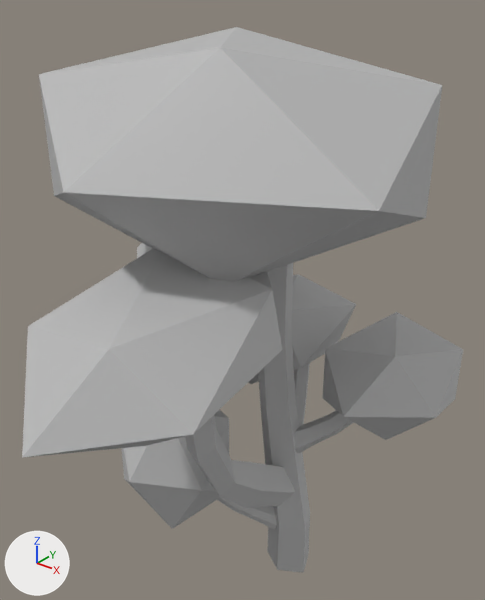
The FBX model Assets/Environnement/Prop_Chene_002.fbx, before and after one commit.
One viewpoint serves both versions: a 50 mm camera at (1.6, -2.27, 2.88) aimed at (-0.1, -0.15, 1.57). Arrows for +X, +Y and +Z are at lower left; the lights stay in place. Where no turn or scale is listed for an object, it has been applied to the vertices.

The scene before the commit, as lines of its bpy script (objects in view):
```python
me_mesh_002 = bpy.data.meshes.new('Mesh.002')
me_mesh_002.from_pydata(...)  # an icosphere of 20 faces spanning x -2.51..2.51, y -1.2..1.2, z -2.4..2.4
me_mesh_002.materials.append(mat_lambert1)  # grey #bcbcbc
me_mesh_016 = bpy.data.meshes.new('Mesh.016')
me_mesh_016.from_pydata(...)  # 51 vertices, 50 faces; spans x -0.577..0.577, y -0.562..0.562, z -0.514..0.514
me_mesh_016.materials.append(mat_lambert1)  # grey #bcbcbc
ob_chène = bpy.data.objects.new('Chène', None)
ob_chène.location = (0.0, 0.0, 0.0)
ob_chène.rotation_euler = (1.571, 0.0, 0.0)  # degrees (90, 0, 0)
ob_chène.scale = (0.01, 0.01, 0.01)
ob_pcylinder18 = bpy.data.objects.new('pCylinder18', me_mesh_016)
ob_pcylinder18.parent = ob_tree_02
ob_pcylinder18.location = (-0.326, 1.22, 0.474)
ob_pplatonic1 = bpy.data.objects.new('pPlatonic1', me_mesh_002)
ob_pplatonic1.parent = ob_tree_02
ob_pplatonic1.location = (-0.322, 6.663, 0.627)
ob_tree_02 = bpy.data.objects.new('Tree_02', None)
ob_tree_02.parent = ob_chène
ob_tree_02.location = (0.0, 0.0, 0.0)
ob_tree_02.scale = (34.1, 34.1, 34.1)
# also in view: 'pPlatonic9' at (-0.01, -0.76, 1.67); 'pPlatonic2' at (-0.24, 0.39, 1.17); 'pCylinder10' at (0.05, -0.01, 1.04); 'pPlatonic5' at (-0.38, -0.35, 0.72); 'pCylinder16' at (0.07, -0.39, 0.95)
```
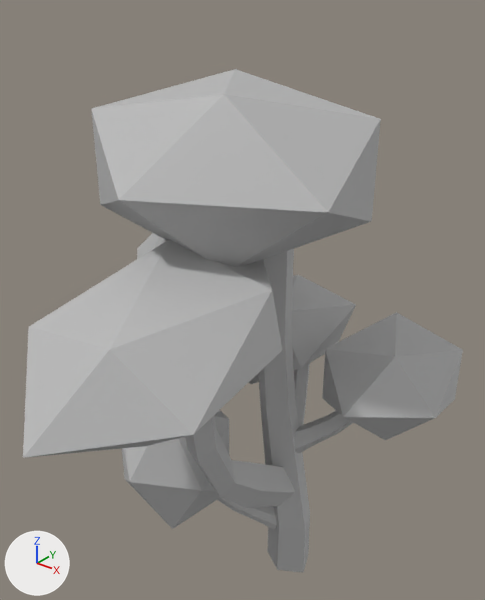
ob_tree_02 is not drawn itself; it is the parent of ob_pplatonic2, ob_pcylinder11, ob_pcylinder16, ob_pcylinder12, ob_pplatonic5, ob_pcylinder18, ob_pplatonic10, ob_pplatonic9.
ob_chène is not drawn itself; it is the parent of ob_tree_02.

Diff of the bpy script that builds the scene:
```diff
--- a/Assets/Environnement/Prop_Chene_002.fbx.py
+++ b/Assets/Environnement/Prop_Chene_002.fbx.py
@@ ob_tree_02 @@
 ob_tree_02.location = (0.0, 0.0, 0.0)
-ob_tree_02.scale = (34.1, 34.1, 34.1)
+ob_tree_02.scale = (39.9, 39.9, 39.9)
@@ ob_chène @@
 ob_chène.rotation_euler = (1.571, 0.0, 0.0)  # degrees (90, 0, 0)
-ob_chène.scale = (0.01, 0.01, 0.01)
+ob_chène.scale = (0.00852, 0.00852, 0.00852)
@@ ob_pplatonic1 @@
 ob_pplatonic1.parent = ob_tree_02
-ob_pplatonic1.location = (-0.322, 6.663, 0.627)
+ob_pplatonic1.location = (-0.322, 6.446, 0.627)
+ob_pplatonic1.scale = (0.735, 0.803, 0.735)
```

What differs and where, as boxes [x1, y1, x2, y2] in the pictures (485 x 600 px):
'pPlatonic1', moved, rescaled (28% narrower, 22% shorter): before [39, 27, 442, 281]; after [91, 69, 381, 267]
'pPlatonic9', rescaled: before [22, 248, 282, 458]; after [23, 239, 282, 458]
'pPlatonic7', rescaled: [322, 312, 463, 440] in both
'pCylinder10', rescaled: before [258, 263, 310, 573]; after [258, 249, 310, 573]
'pPlatonic5', rescaled: before [121, 410, 229, 529]; after [122, 410, 229, 529]
'pCylinder16', rescaled: before [185, 414, 295, 508]; after [185, 415, 295, 508]
'pPlatonic2', rescaled: before [248, 274, 356, 384]; after [249, 275, 356, 384]
'pCylinder11', rescaled: before [295, 410, 354, 453]; after [295, 411, 353, 453]
'pCylinder18', rescaled: before [217, 496, 277, 530]; after [218, 497, 277, 530]
'pCylinder17', rescaled: [294, 363, 310, 426] in both
'pPlatonic10', rescaled: before [137, 243, 153, 258]; after [137, 233, 167, 259]
